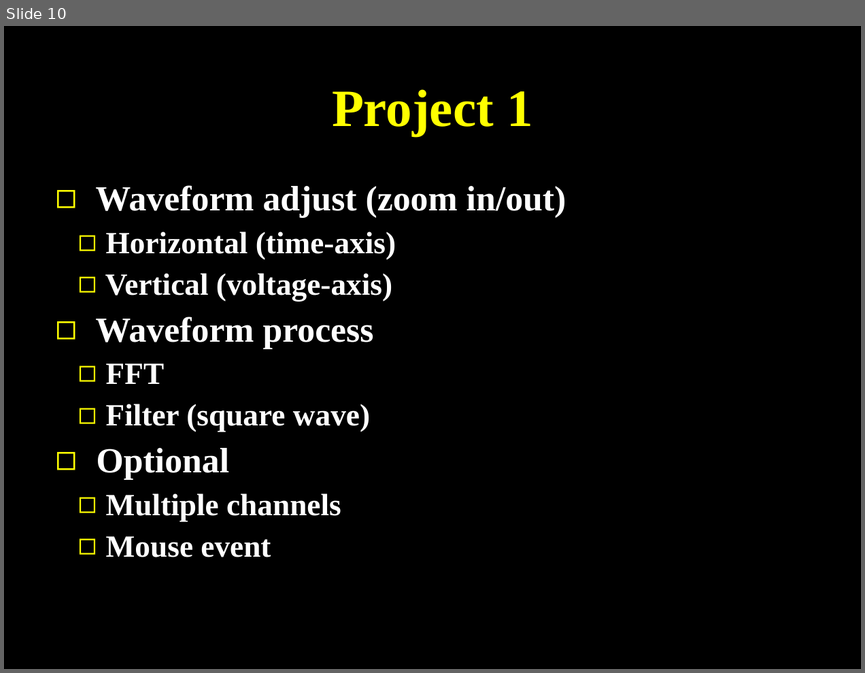
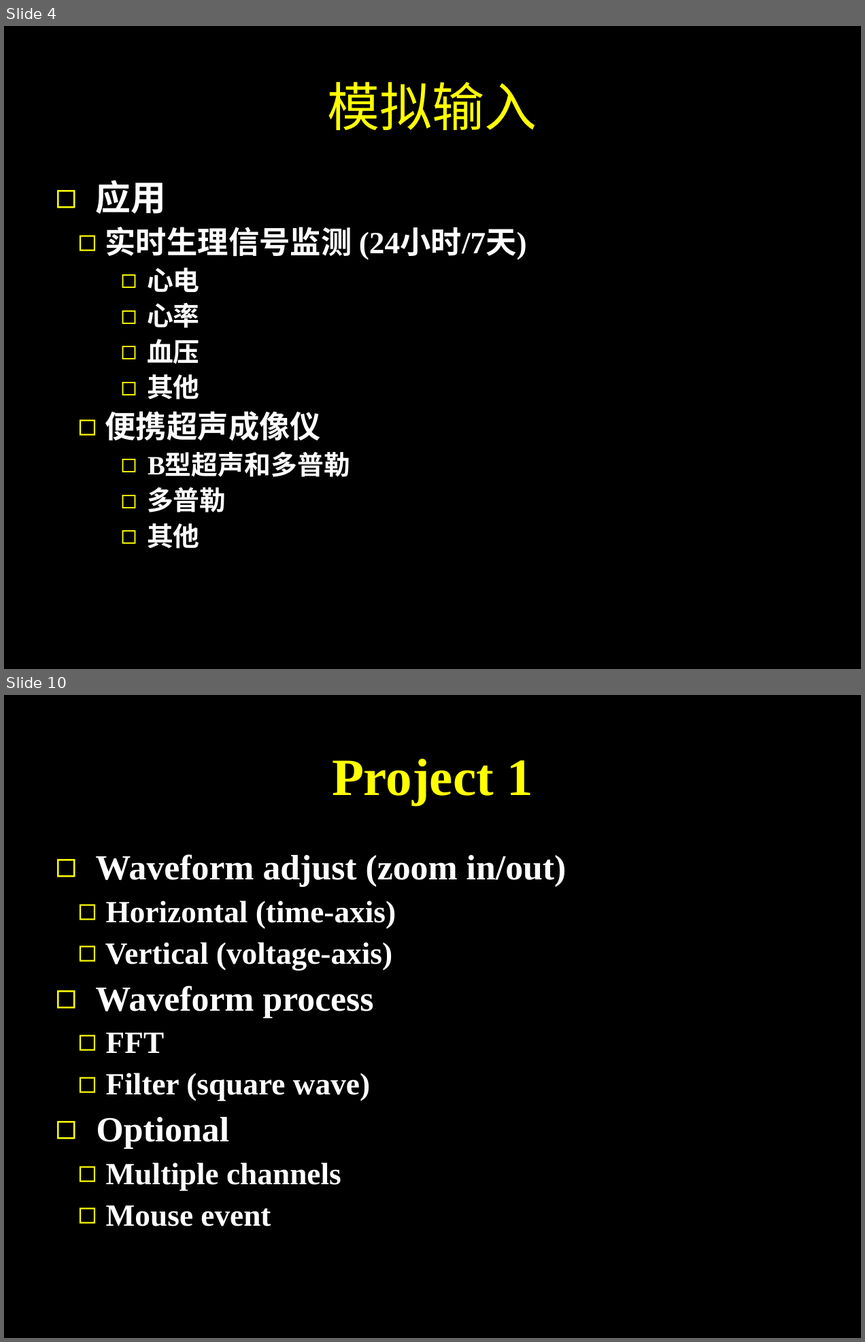
Before and after one commit to SJTUCourse/BI450, a slide deck: Lectures/2017 Fall/Lecture 1/Lecture 1.ppt. Shown one above the other, each under a label of ours: slide 10 before the commit, slides 4 and 10 after it; the slides between them are not shown. The pictures are 865x673 and 865x1342 pixels, drawn with LibreOffice and Linux fonts; fonts in the diff are those of the drawing. Boxes give left, top, right and bottom in pixels: in the first picture for what was removed or moved away, otherwise in the second. Text is boxed around its words. In the diff, an @@ line names an element or a change of style, - is before the commit and + after.

```diff
--- a/Lectures/2017 Fall/Lecture 1/Lecture 1.ppt
+++ b/Lectures/2017 Fall/Lecture 1/Lecture 1.ppt
@@ slide 4 added at (4, 26, 861, 669), background #000000 @@
@@ title added at (328, 82, 537, 130), 44 pt, text #FFFF00 @@
+模拟输入
@@ text added at (95, 180, 527, 548), 25.9 pt, text #FFFFFF, bold @@
+◻ 应用
+  ◻ 实时生理信号监测 (24小时/7天)
+    ◻ 心电
+    ◻ 心率
+    ◻ 血压
+    ◻ 其他
+  ◻ 便携超声成像仪
+    ◻ B型超声和多普勒
+    ◻ 多普勒
+    ◻ 其他
```
Also in this commit, not shown: 6 slides changed, 2 other slides added, 3 slides removed, 1 other file.
